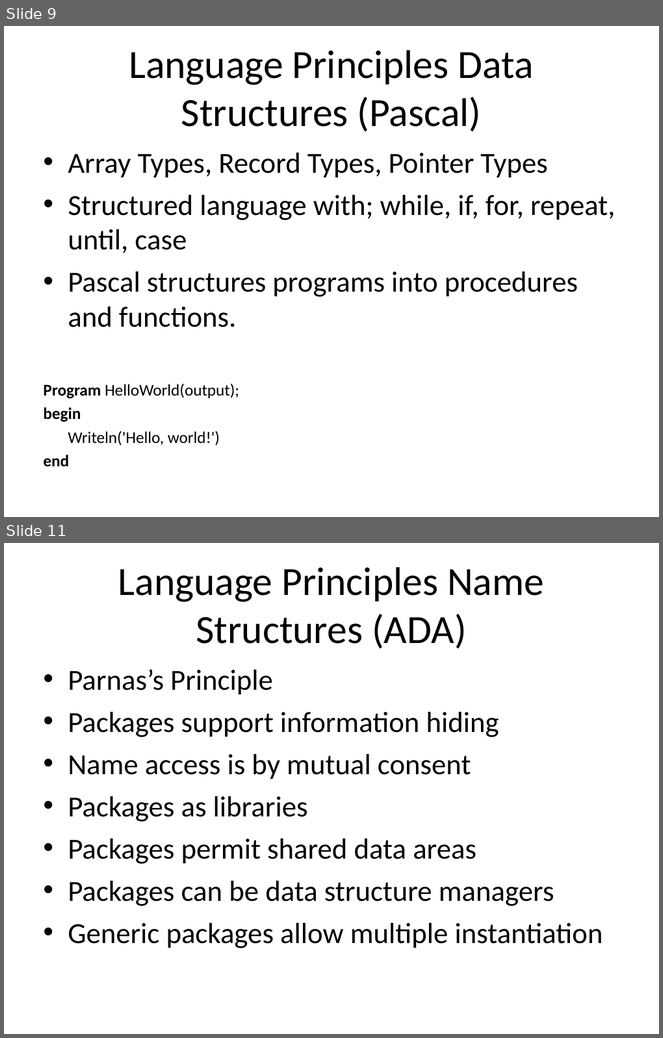
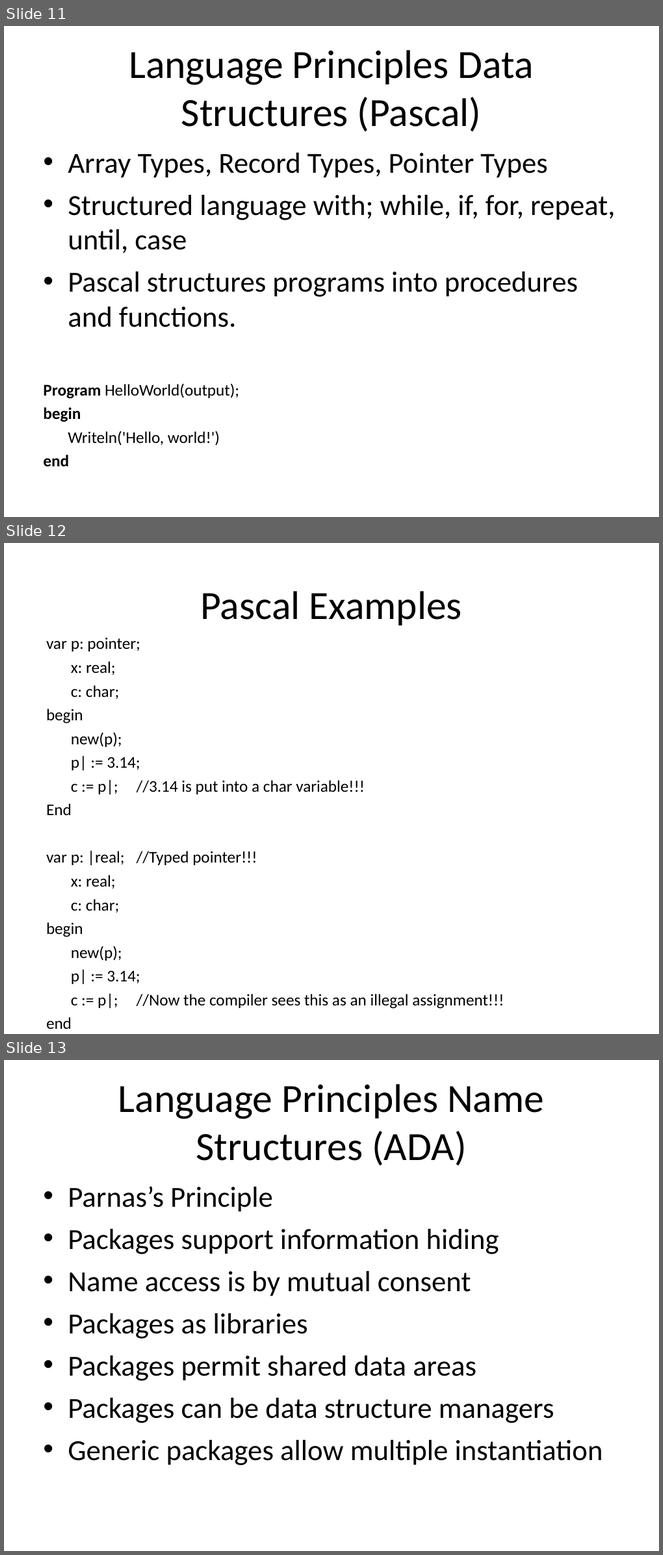
Before and after one commit to isurup/kalle-martin-group, a slide deck: SSE2/slides/4 Language - Martin.ppt. Shown one above the other, each under a label of ours: slides 9 and 11 before the commit, slides 11, 12 and 13 after it; the slides between them are not shown. The pictures are 663x1038 and 663x1555 pixels, drawn with LibreOffice and Linux fonts; fonts in the diff are those of the drawing. Boxes give left, top, right and bottom in pixels: in the first picture for what was removed or moved away, otherwise in the second. Text is boxed around its words. In the diff, an @@ line names an element or a change of style, - is before the commit and + after.

```diff
--- a/SSE2/slides/4 Language - Martin.ppt
+++ b/SSE2/slides/4 Language - Martin.ppt
@@ slide 12 added at [4, 543, 659, 1034], background #FFFFFF @@
@@ title added at [200, 591, 462, 626], 44 pt, text #000000 @@
+Pascal Examples
@@ text added at [46, 637, 504, 1029], 18 pt, text #000000 @@
+var p: pointer;
+x: real;
+c: char;
+begin
+new(p);
+p| := 3.14;
+c := p|; //3.14 is put into a char variable!!!
+End
+var p: |real; //Typed pointer!!!
+x: real;
+c: char;
+begin
+new(p);
+p| := 3.14;
+c := p|; //Now the compiler sees this as an illegal assignment!!!
+end
@@ what was slide 9 is now slide 11 @@
@@ what was slide 11 is now slide 13 @@
```
Also in this commit, not shown: 3 slides changed, 3 other slides added, 2 slides removed.
